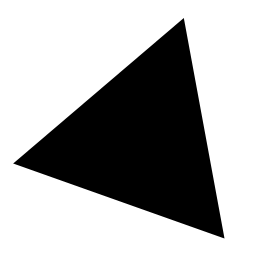
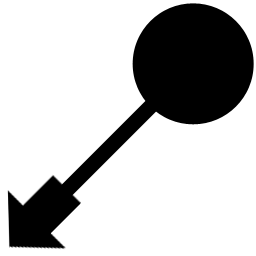
Layer changes from the first (256, 256) image to the second:
added layer "Particle Trajectory 3" above "Particle Trajectory 2" over [left=7, top=174, right=81, bottom=250]
added layer "Particle Trajectory 2" above "Particle Trajectory 1" over [left=17, top=56, right=201, bottom=240]
added layer "Particle Trajectory 1" above "Select Triangle" over [left=132, top=3, right=254, bottom=125]
hid "Select Triangle" over [left=13, top=18, right=225, bottom=239]
